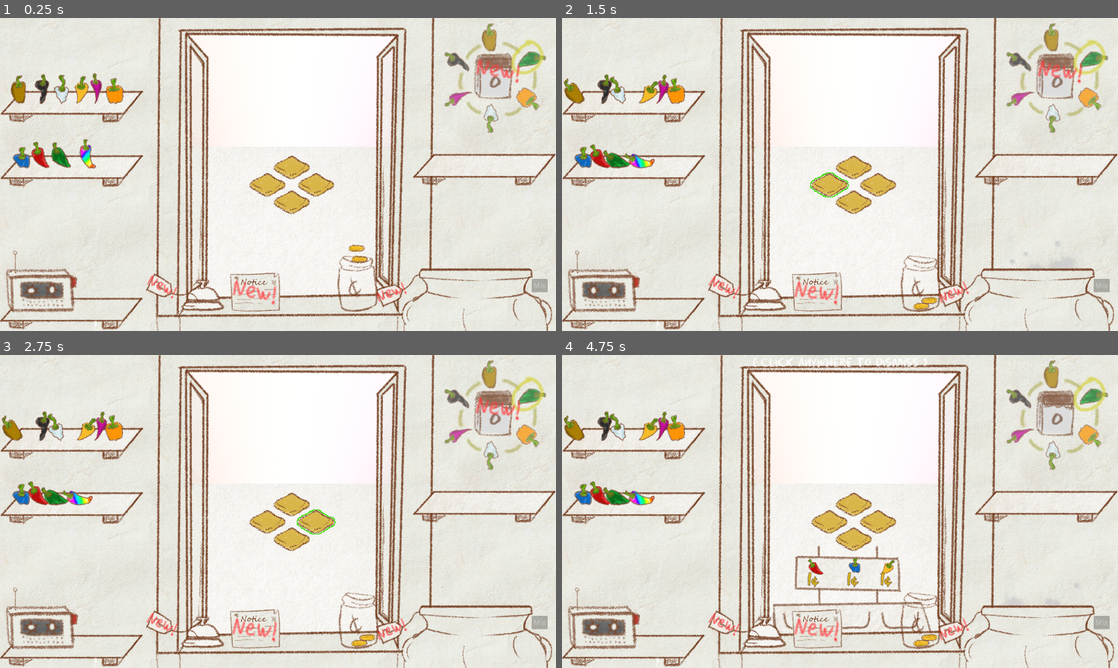
Above: before the commit, frames 1-4 (two rows, left to right).
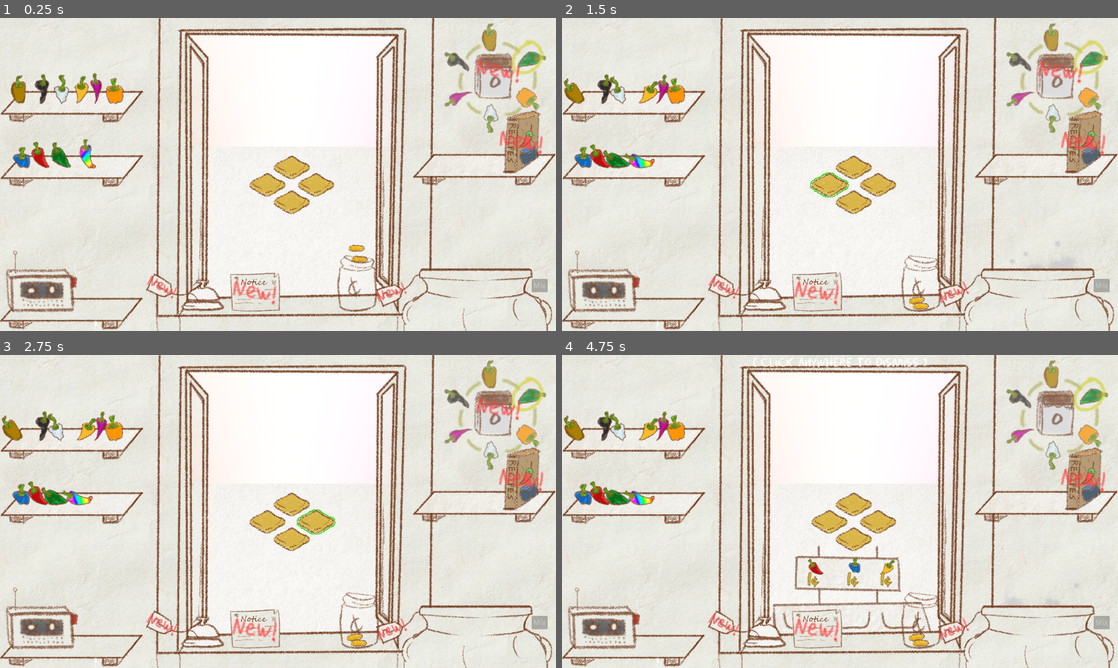
Above: after the commit, the same moments.

Repository: fresh4/GameJam2
Game: Godot game, scene res://Scenes/prototype_level.tscn
Two runs of this game, one before a commit and one after it. Both use one fixed random seed, a clock stepped at 60 frames per second and the inputs below. Sound files missing from this copy of the repository are replaced by a short silence.
Inputs (mouse positions are in pixels of both pictures, inside the frame that each line leads up to):
- Up to frame 1 (0.25 s): no input
- Up to frame 2 (1.5 s): move the mouse to (851, 168) at 0.52 s; press the mouse at (851, 168) at 0.53 s; right-click (851, 168) at 0.8 s; move the mouse to (828, 183) at 1.27 s; release the mouse at (828, 183) at 1.28 s; right-click (828, 183) at 1.35 s
- Up to frame 3 (2.75 s): click (266, 520) at 1.55 s; move the mouse to (316, 520) at 2.02 s; press the mouse at (316, 520) at 2.03 s; right-click (316, 520) at 2.3 s
- Up to frame 4 (4.75 s): move the mouse to (851, 539) at 2.77 s; release the mouse at (851, 539) at 2.78 s; right-click (851, 539) at 2.85 s; click (851, 539) at 3.05 s; move the mouse to (1056, 414) at 3.52 s; hold Mouse wheel down (scroll_down) 3.53-4.28 s; right-click (1056, 414) at 3.8 s; tap Enter at 4.25 s; move the mouse to (762, 630) at 4.27 s; tap Mouse wheel up (scroll_up) at 4.35 s; click (762, 630) at 4.55 s

The runs differ from the first frame. In frame 1, 1.4% of the frame differs, in the area x 60-98%, y 29-94%; in frame 2, 1.5%; in frame 3, 1.5%; in frame 4, 1.5%.

Commit message:
Recipe Journal object

Diff:
--- /dev/null
+++ b/Prefabs/Readables/Templates/journal.tscn
@@ -0,0 +1,53 @@
+[gd_scene load_steps=4 format=3 uid="uid://pyhw7j7tmlcf"]
+
+[ext_resource type="Script" path="res://Scripts/Readables/journal.gd" id="1_ux75v"]
+[ext_resource type="Texture2D" uid="uid://dnvlvml0x5wcf" path="res://Assets/Art/Misc/journal.png" id="2_2whal"]
+[ext_resource type="FontFile" uid="uid://q4t82jgy6i18" path="res://Assets/EraserDust.ttf" id="4_cgdn5"]
+
+[node name="JournalOverlay" type="Node2D"]
+script = ExtResource("1_ux75v")
+
+[node name="CanvasLayer" type="CanvasLayer" parent="."]
+
+[node name="Background" type="ColorRect" parent="CanvasLayer"]
+unique_name_in_owner = true
+anchors_preset = 15
+anchor_right = 1.0
+anchor_bottom = 1.0
+grow_horizontal = 2
+grow_vertical = 2
+color = Color(0.105882, 0.105882, 0.105882, 0)
+
+[node name="Overlay" type="Sprite2D" parent="CanvasLayer"]
+unique_name_in_owner = true
+position = Vector2(640, 360)
+texture = ExtResource("2_2whal")
+
+[node name="GridContainer" type="GridContainer" parent="CanvasLayer/Overlay"]
+anchors_preset = 15
+anchor_right = 1.0
+anchor_bottom = 1.0
+offset_left = -358.0
+offset_top = -215.0
+offset_right = -927.0
+offset_bottom = -559.0
+grow_horizontal = 2
+grow_vertical = 2
+theme_override_constants/h_separation = 145
+theme_override_constants/v_separation = 100
+columns = 6
+
+[node name="Label" type="Label" parent="CanvasLayer"]
+anchors_preset = 10
+anchor_right = 1.0
+offset_bottom = 23.0
+grow_horizontal = 2
+size_flags_horizontal = 4
+size_flags_vertical = 0
+theme_override_colors/font_color = Color(1, 1, 1, 1)
+theme_override_colors/font_outline_color = Color(1, 1, 1, 1)
+theme_override_fonts/font = ExtResource("4_cgdn5")
+theme_override_font_sizes/font_size = 30
+text = "( Click anywhere to dismiss )"
+horizontal_alignment = 1
+vertical_alignment = 1
--- a/Prefabs/casette_player.tscn
+++ b/Prefabs/casette_player.tscn
@@ -9,6 +9,33 @@
 
 [sub_resource type="RectangleShape2D" id="RectangleShape2D_0x5f7"]
 size = Vector2(146, 89)
+
+[sub_resource type="Animation" id="Animation_wk1kc"]
+length = 0.001
+tracks/0/type = "value"
+tracks/0/imported = false
+tracks/0/enabled = true
+tracks/0/path = NodePath("Wheel1:rotation")
+tracks/0/interp = 1
+tracks/0/loop_wrap = true
+tracks/0/keys = {
+"times": PackedFloat32Array(0),
+"transitions": PackedFloat32Array(1),
+"update": 0,
+"values": [0.0]
+}
+tracks/1/type = "value"
+tracks/1/imported = false
+tracks/1/enabled = true
+tracks/1/path = NodePath("Wheel2:rotation")
+tracks/1/interp = 1
+tracks/1/loop_wrap = true
+tracks/1/keys = {
+"times": PackedFloat32Array(0),
+"transitions": PackedFloat32Array(1),
+"update": 0,
+"values": [0.0]
+}
 
 [sub_resource type="Animation" id="Animation_txtfi"]
 resource_name = "spin"
@@ -38,37 +65,25 @@
 "values": [0.0, -6.28319, -12.5664]
 }
 
-[sub_resource type="Animation" id="Animation_wk1kc"]
+[sub_resource type="AnimationLibrary" id="AnimationLibrary_kvy6q"]
+_data = {
+"RESET": SubResource("Animation_wk1kc"),
+"spin": SubResource("Animation_txtfi")
+}
+
+[sub_resource type="Animation" id="Animation_6uydg"]
 length = 0.001
 tracks/0/type = "value"
 tracks/0/imported = false
 tracks/0/enabled = true
-tracks/0/path = NodePath("Wheel1:rotation")
+tracks/0/path = NodePath("Button:position")
 tracks/0/interp = 1
 tracks/0/loop_wrap = true
 tracks/0/keys = {
 "times": PackedFloat32Array(0),
 "transitions": PackedFloat32Array(1),
 "update": 0,
-"values": [0.0]
-}
-tracks/1/type = "value"
-tracks/1/imported = false
-tracks/1/enabled = true
-tracks/1/path = NodePath("Wheel2:rotation")
-tracks/1/interp = 1
-tracks/1/loop_wrap = true
-tracks/1/keys = {
-"times": PackedFloat32Array(0),
-"transitions": PackedFloat32Array(1),
-"update": 0,
-"values": [0.0]
-}
-
-[sub_resource type="AnimationLibrary" id="AnimationLibrary_kvy6q"]
-_data = {
-"RESET": SubResource("Animation_wk1kc"),
-"spin": SubResource("Animation_txtfi")
+"values": [Vector2(0, 0)]
 }
 
 [sub_resource type="Animation" id="Animation_0ure2"]
@@ -85,21 +100,6 @@
 "transitions": PackedFloat32Array(1, 1, 1),
 "update": 0,
 "values": [Vector2(0, 0), Vector2(-10, 0), Vector2(-6, 0)]
-}
-
-[sub_resource type="Animation" id="Animation_6uydg"]
-length = 0.001
-tracks/0/type = "value"
-tracks/0/imported = false
-tracks/0/enabled = true
-tracks/0/path = NodePath("Button:position")
-tracks/0/interp = 1
-tracks/0/loop_wrap = true
-tracks/0/keys = {
-"times": PackedFloat32Array(0),
-"transitions": PackedFloat32Array(1),
-"update": 0,
-"values": [Vector2(0, 0)]
 }
 
 [sub_resource type="AnimationLibrary" id="AnimationLibrary_uvuq3"]
--- a/Scenes/prototype_level.tscn
+++ b/Scenes/prototype_level.tscn
@@ -45,6 +45,8 @@
 [ext_resource type="Texture2D" uid="uid://dsu6wexd53il" path="res://Assets/Art/Letters/calendar_tutorial.png" id="37_3ftwe"]
 [ext_resource type="Texture2D" uid="uid://b88sdqu6v7r0l" path="res://Assets/Art/Letters/notice.png" id="37_orn1d"]
 [ext_resource type="AudioStream" uid="uid://4kaehbc5a1fi" path="res://Assets/SFX/Cauldron/bubbling_cauldron.ogg" id="41_d54nj"]
+[ext_resource type="Texture2D" uid="uid://c4bbrw0m0bcqs" path="res://Assets/Art/Misc/recipe_book.png" id="46_h7l3p"]
+[ext_resource type="Texture2D" uid="uid://dnvlvml0x5wcf" path="res://Assets/Art/Misc/journal.png" id="47_psyux"]
 
 [sub_resource type="CompressedTexture2D" id="CompressedTexture2D_4iy5j"]
 
@@ -193,6 +195,15 @@
 
 [sub_resource type="RectangleShape2D" id="RectangleShape2D_7r8f4"]
 size = Vector2(84, 96)
+
+[sub_resource type="Resource" id="Resource_tn3br"]
+script = ExtResource("32_6qb61")
+texture = ExtResource("47_psyux")
+hint = "Read Recipes"
+has_recipe = false
+
+[sub_resource type="RectangleShape2D" id="RectangleShape2D_bb2bm"]
+size = Vector2(70, 88)
 
 [sub_resource type="RectangleShape2D" id="RectangleShape2D_627a8"]
 size = Vector2(91, 59)
@@ -454,6 +465,24 @@
 [node name="CasettePlayer" parent="Inside/Furniture" instance=ExtResource("20_ph76f")]
 position = Vector2(99, 601)
 
+[node name="RecipeBook" type="RigidBody2D" parent="Inside/Furniture"]
+position = Vector2(1200, 283)
+
+[node name="RecipeBook" type="Sprite2D" parent="Inside/Furniture/RecipeBook"]
+texture = ExtResource("46_h7l3p")
+
+[node name="CollisionPolygon2D" type="CollisionPolygon2D" parent="Inside/Furniture/RecipeBook"]
+visible = false
+polygon = PackedVector2Array(-38, 57, 8, 57, 39, 35, 40, -65, 27, -71, -30, -56)
+
+[node name="ReadableArea" parent="Inside/Furniture/RecipeBook" instance=ExtResource("14_xmhaq")]
+properties = SubResource("Resource_tn3br")
+readable_type = 1
+
+[node name="CollisionShape2D" type="CollisionShape2D" parent="Inside/Furniture/RecipeBook/ReadableArea"]
+visible = false
+shape = SubResource("RectangleShape2D_bb2bm")
+
 [node name="Draggables" type="Node2D" parent="Inside"]
 
 [node name="CoinPrefab2" parent="Inside/Draggables" instance=ExtResource("22_030br")]
--- a/Scripts/AutoLoads/globals.gd
+++ b/Scripts/AutoLoads/globals.gd
@@ -1,6 +1,6 @@
 extends Node
 
-enum READABLE_TYPE { LETTER }
+enum READABLE_TYPE { LETTER, JOURNAL }
 
 const SAUCE_PREFAB = preload("res://Prefabs/sauce_prefab.tscn")
 const POINTER = preload("res://Assets/Art/Cursors/hand_point.png")
@@ -13,7 +13,8 @@
 ]
 
 const readables: Dictionary = {
-	0: "res://Prefabs/Readables/Templates/letter.tscn"
+	0: "res://Prefabs/Readables/Templates/letter.tscn",
+	1: "res://Prefabs/Readables/Templates/journal.tscn"
 }
 
 var PEPPERS: Array[PepperTemplate]
--- /dev/null
+++ b/Scripts/Readables/journal.gd
@@ -0,0 +1,38 @@
+extends Readable
+class_name Journal
+
+const RECIPE_CARD = preload("res://Prefabs/recipe_card.tscn")
+
+@onready var background: ColorRect = %Background
+@onready var overlay: Sprite2D = %Overlay
+@onready var grid: GridContainer = $CanvasLayer/Overlay/GridContainer
+
+func _ready() -> void:
+	background.color.a = 0
+	overlay.position.y = 1440
+
+	# Fill with all the known recipes
+	for recipe in Globals.discovered_sauces:
+		var control: Control = Control.new()
+		var recipe_card: RecipeCard = RECIPE_CARD.instantiate() as RecipeCard
+		recipe_card.scale *= 0.7
+		grid.add_child(control)
+		control.add_child(recipe_card)
+		recipe_card.set_sauce(recipe)
+
+func activate(properties: ReadableTemplate) -> void:
+	overlay.texture = properties.texture
+	var tween = get_tree().create_tween().set_parallel(true)
+	tween.tween_property(background, "color:a", 0.6, 0.25).set_ease(Tween.EASE_OUT_IN)
+	tween.tween_property(overlay, "position:y", 360, 0.25)
+
+func deactivate() -> void:
+	var tween = get_tree().create_tween().set_parallel(true)
+	tween.tween_property(background, "color:a", 0, 0.1).set_ease(Tween.EASE_OUT_IN)
+	tween.tween_property(overlay, "position:y", 1440, 0.25)
+	await tween.finished
+	queue_free()
+
+func _input(event: InputEvent) -> void:
+	if event.is_action("exit") or event.is_action("click"):
+		deactivate()
--- a/Scripts/cauldron.gd
+++ b/Scripts/cauldron.gd
@@ -66,7 +66,6 @@
 		return
 	# If the recipe is invalid
 	for i in ingredients:
-		print(i.name)
 		var pepper_prefab: Pepper = load(i.path_to_prefab).instantiate()
 		pepper_prefab.global_position = ingredient_detection_area.global_position
 		Globals.inside.add_child(pepper_prefab)
--- a/Scripts/game_manager.gd
+++ b/Scripts/game_manager.gd
@@ -25,8 +25,8 @@
 var progress_delay: int = 3 ## Time in seconds to run the time change animation
 
 func _ready() -> void:
-	#handle_new_day()
 	Globals.discovered_sauces.append(Globals.SAUCES[0])
+	#Globals.discovered_sauces = Globals.SAUCES # Debug
 	Globals.game_manager = self
 	Globals.outside = outside
 	Globals.inside = inside
--- a/Scripts/readable_area.gd
+++ b/Scripts/readable_area.gd
@@ -16,7 +16,7 @@
 func _input(event: InputEvent) -> void:
 	if hovering and event.is_action_pressed("right_click"):
 		# THE OVERLAY OBJECT THAT YOU ACTUALLY READ
-		var letter: Letter = load(Globals.readables[readable_type]).instantiate()
+		var letter: Readable = load(Globals.readables[readable_type]).instantiate()
 		Globals.game_manager.add_child(letter)
 		if properties.has_recipe:
 			letter.recipe_card.set_sauce(properties.sauce)
Binary file added: Assets/Art/Misc/journal.png
Not shown, added: Assets/Art/Misc/journal.png.import
Binary file added: Assets/Art/Misc/recipe_book.png
Not shown, added: Assets/Art/Misc/recipe_book.png.import
Not shown: 1 places in Scenes/prototype_level.tscn that only renumber resources
